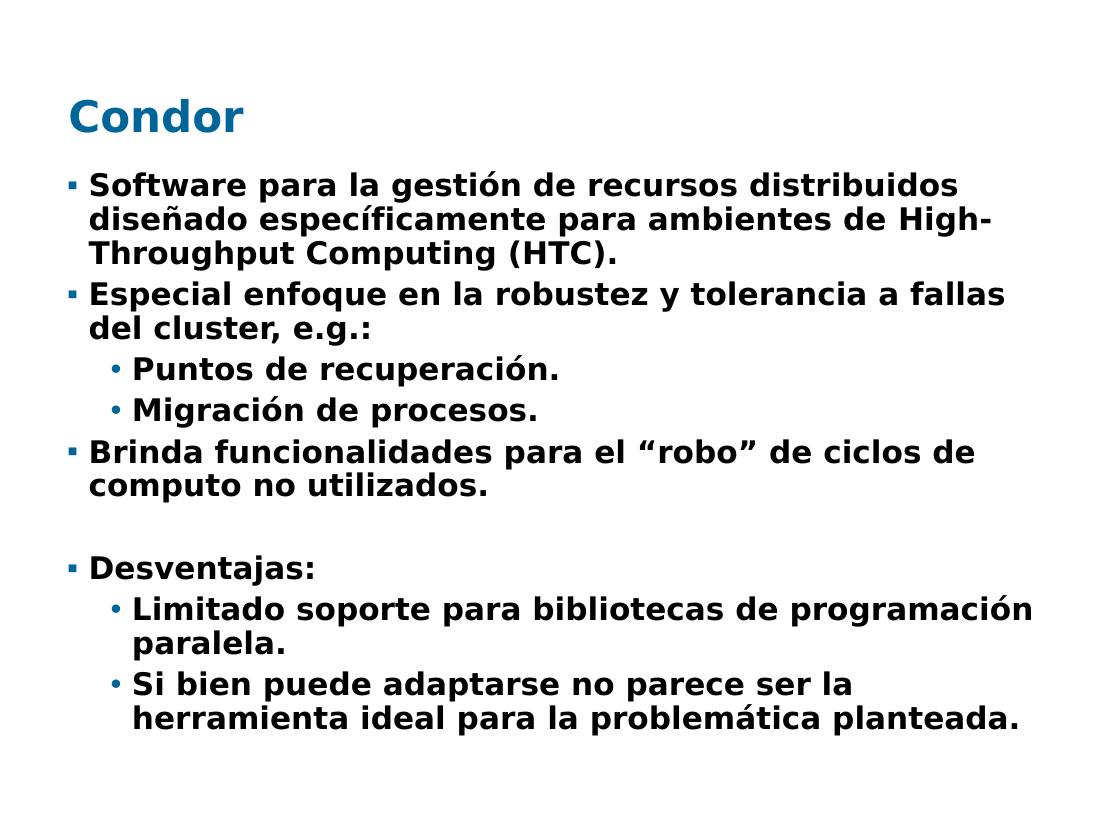
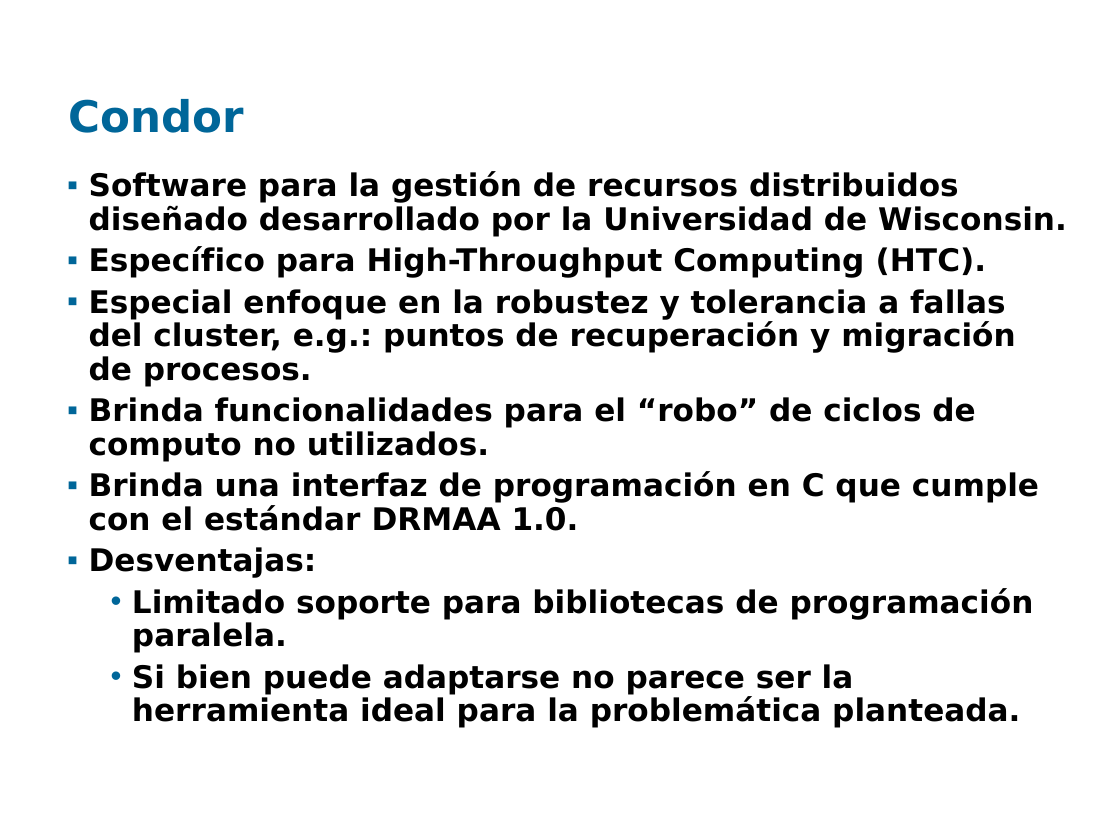
Before and after one commit to santiago-iturriaga/pgruso2007, a slide deck: slide 4 of Documentacion/Presentación Fenton - Santiago.ppt. Drawn at 1120x840 pixels with LibreOffice and Linux fonts; fonts in the diff are those of the drawing; background and template pictures are left out. Boxes give left, top, right and bottom in pixels: in the first picture for what was removed or moved away, otherwise in the second. Text is boxed around its words. In the diff, an @@ line names an element or a change of style, - is before the commit and + after.

```diff
--- a/Documentacion/Presentación Fenton - Santiago.ppt
+++ b/Documentacion/Presentación Fenton - Santiago.ppt
@@ text at box(89, 171, 1067, 387): text changed @@
-▪ Software para la gestión de recursos distribuidos diseñado específicamente para ambientes de High-Throughput Computing (HTC).
-▪ Especial enfoque en la robustez y tolerancia a fallas del cluster, e.g.:
-  • Puntos de recuperación.
-  • Migración de procesos.
+▪ Software para la gestión de recursos distribuidos diseñado desarrollado por la Universidad de Wisconsin.
+▪ Específico para High-Throughput Computing (HTC).
+▪ Especial enfoque en la robustez y tolerancia a fallas del cluster, e.g.: puntos de recuperación y migración de procesos.
@@ text at box(89, 471, 1039, 531): paragraph added @@
+▪ Brinda una interfaz de programación en C que cumple con el estándar DRMAA 1.0.
```
Also in this commit, not shown: 2 other slides changed, 6 slides added, 4 slides removed.
